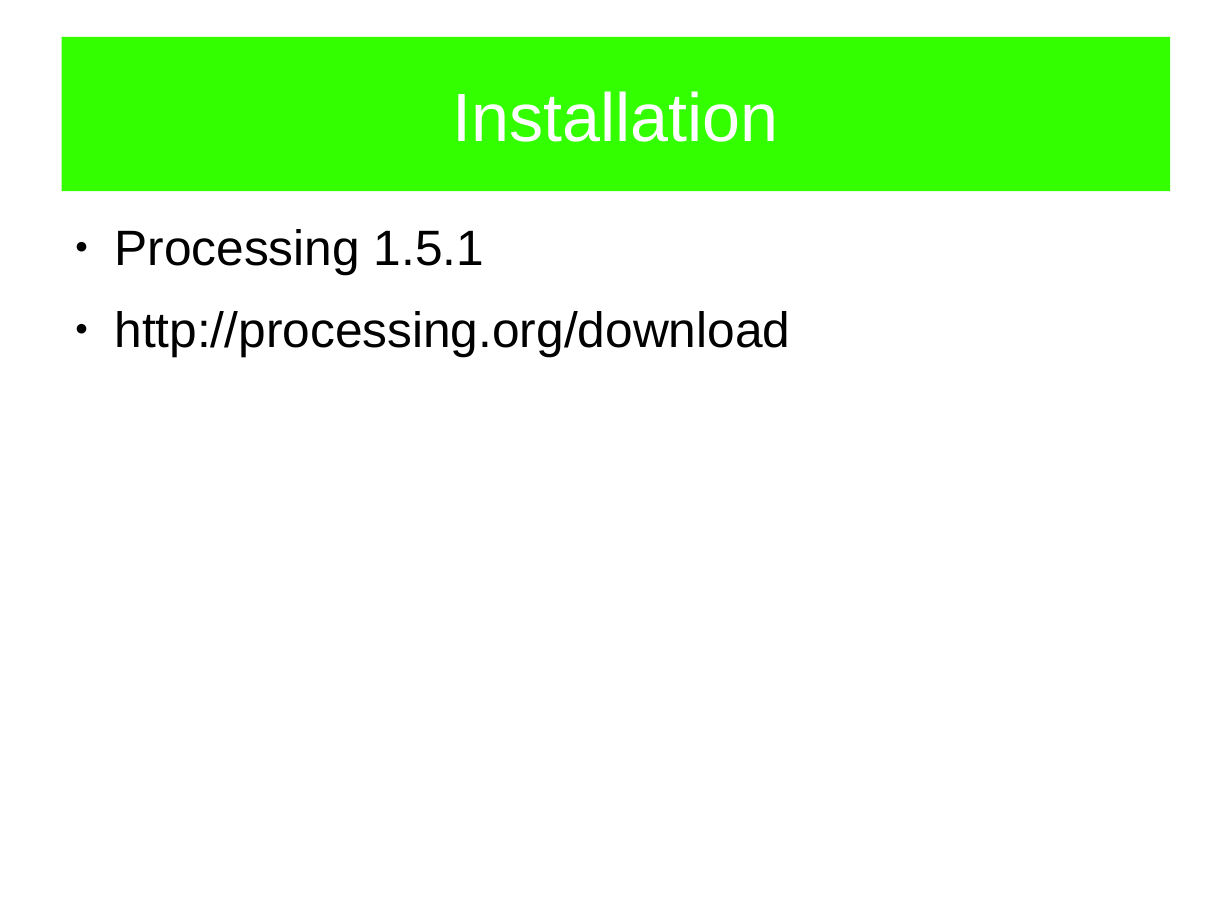
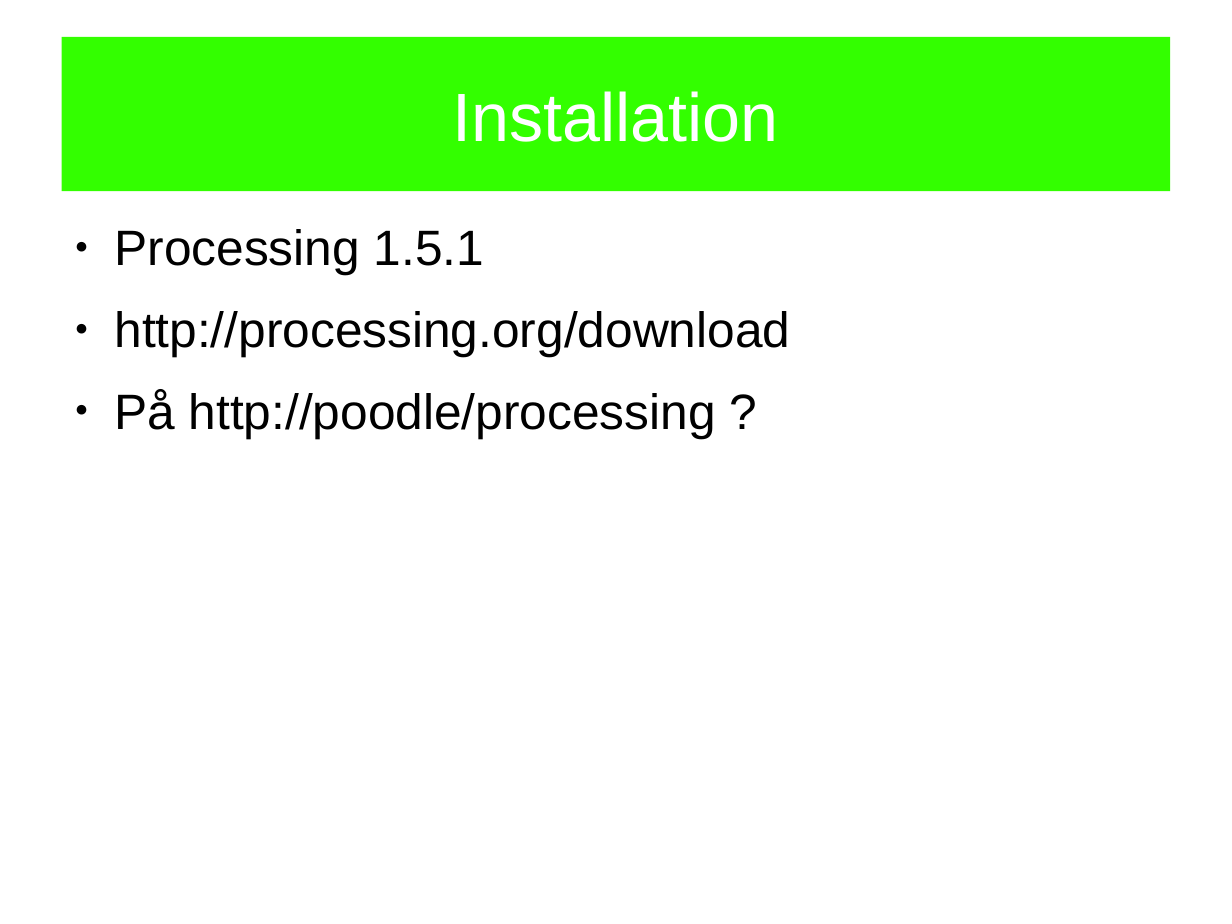
Before and after one commit to openspaceaarhus/Processing-workshops, a slide deck: slide 7 of slides/workshop1/workshop1.odp (slide 6 before the commit). Drawn at 1232x924 pixels with LibreOffice and Linux fonts; fonts in the diff are those of the drawing. Boxes give left, top, right and bottom in pixels: in the first picture for what was removed or moved away, otherwise in the second. Text is boxed around its words. In the diff, an @@ line names an element or a change of style, - is before the commit and + after.

```diff
--- a/slides/workshop1/workshop1.odp
+++ b/slides/workshop1/workshop1.odp
@@ text at [114,389,716,438]: paragraph added @@
+● På http://poodle/processing ?
```
Also in this commit, not shown: 2 other slides changed, 1 slide added.
